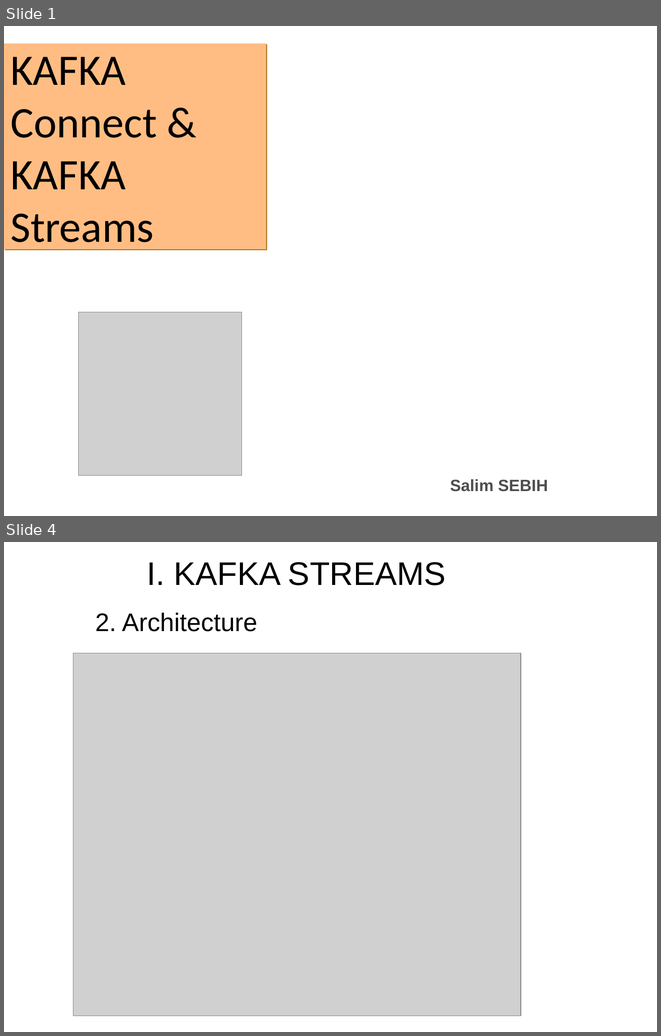
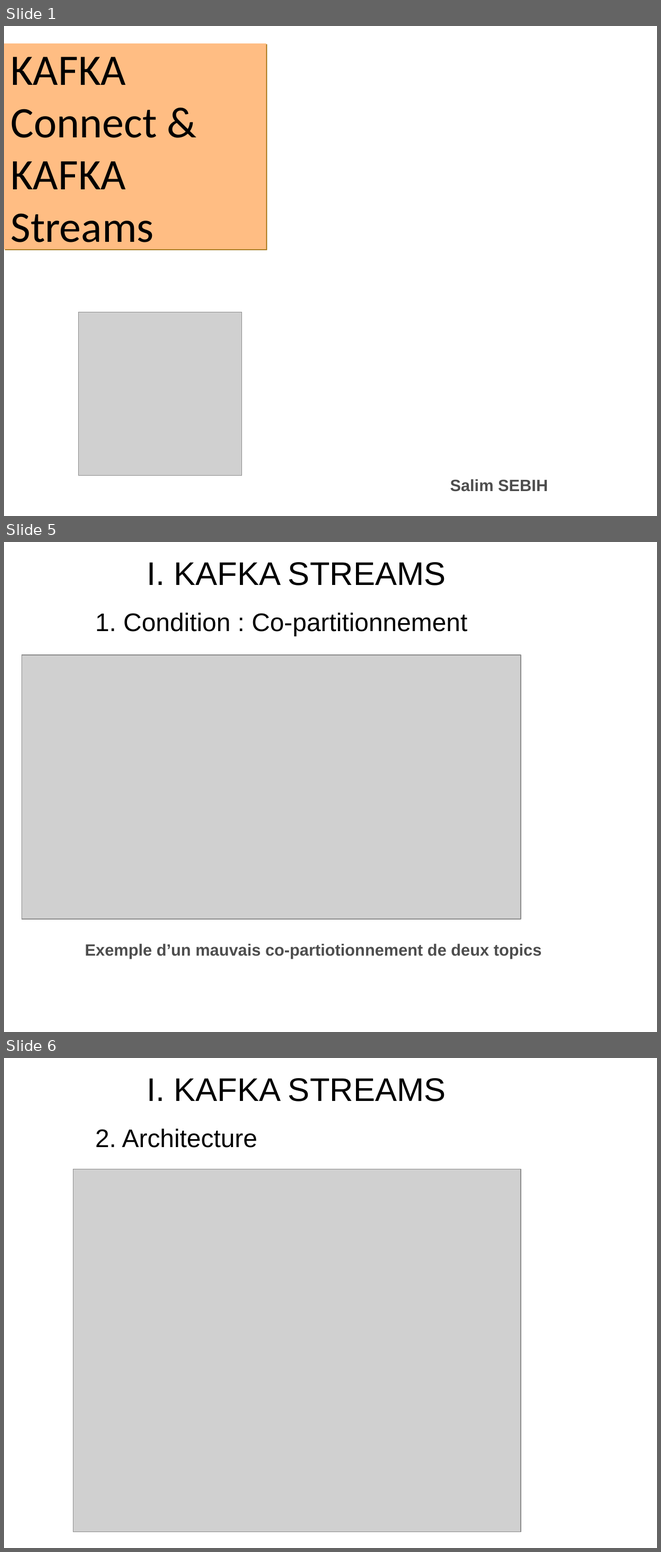
Before and after one commit to ssebih/htc-sse, a slide deck: cours/25_kafka/kafka_connect_streams.pptx. Shown one above the other, each under a label of ours: slides 1 and 4 before the commit, slides 1, 5 and 6 after it; the slides between them are not shown. The pictures are 661x1036 and 661x1552 pixels, drawn with LibreOffice and Linux fonts; fonts in the diff are those of the drawing; grey boxes stand for pictures; background and template pictures are left out. Boxes give left, top, right and bottom in pixels: in the first picture for what was removed or moved away, otherwise in the second. Text is boxed around its words. In the diff, an @@ line names an element or a change of style, - is before the commit and + after.

```diff
--- a/cours/25_kafka/kafka_connect_streams.pptx
+++ b/cours/25_kafka/kafka_connect_streams.pptx
@@ slide 5 added at box(4, 542, 657, 1032), background picture (left out) @@
@@ title added at box(147, 562, 445, 585), 36 pt, text #000000 @@
+I. KAFKA STREAMS
@@ text added at box(95, 612, 467, 636), 28 pt, text #000000 @@
+1. Condition : Co-partitionnement
@@ picture added at box(22, 655, 521, 919) @@
@@ text added at box(85, 943, 542, 958), 18 pt, text #4D4D4D, bold @@
+Exemple d’un mauvais co-partiotionnement de deux topics
@@ what was slide 4 is now slide 6 @@
```
Also in this commit, not shown: 3 slides changed, 1 other slide added, 1 slide removed, 59 other files.
